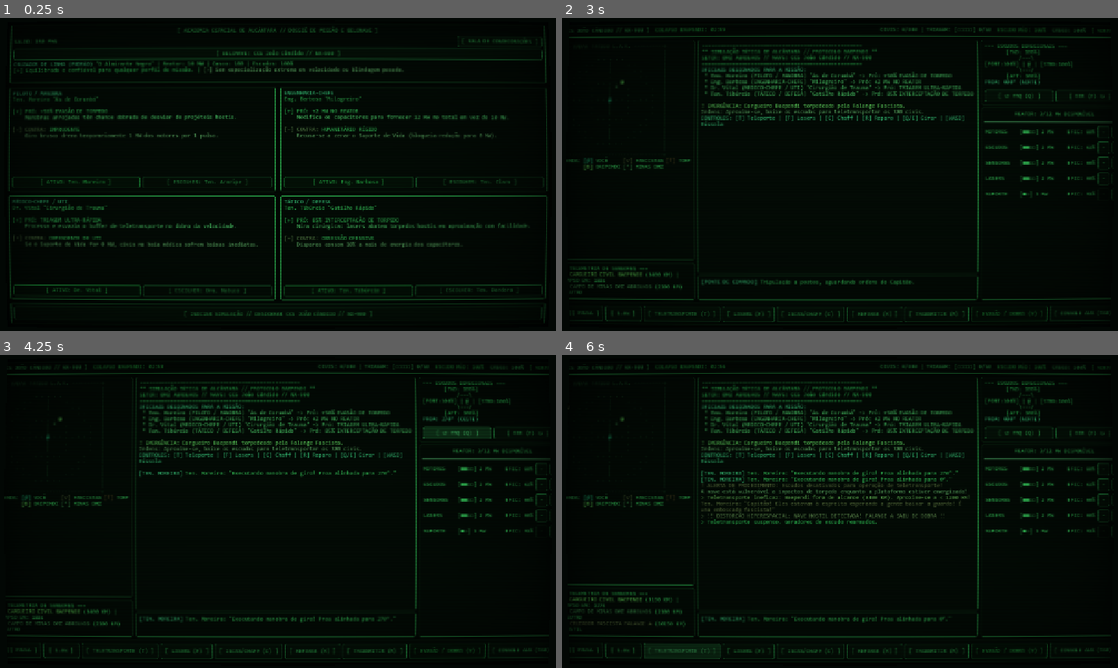
Above: before the commit, frames 1-4 (two rows, left to right).
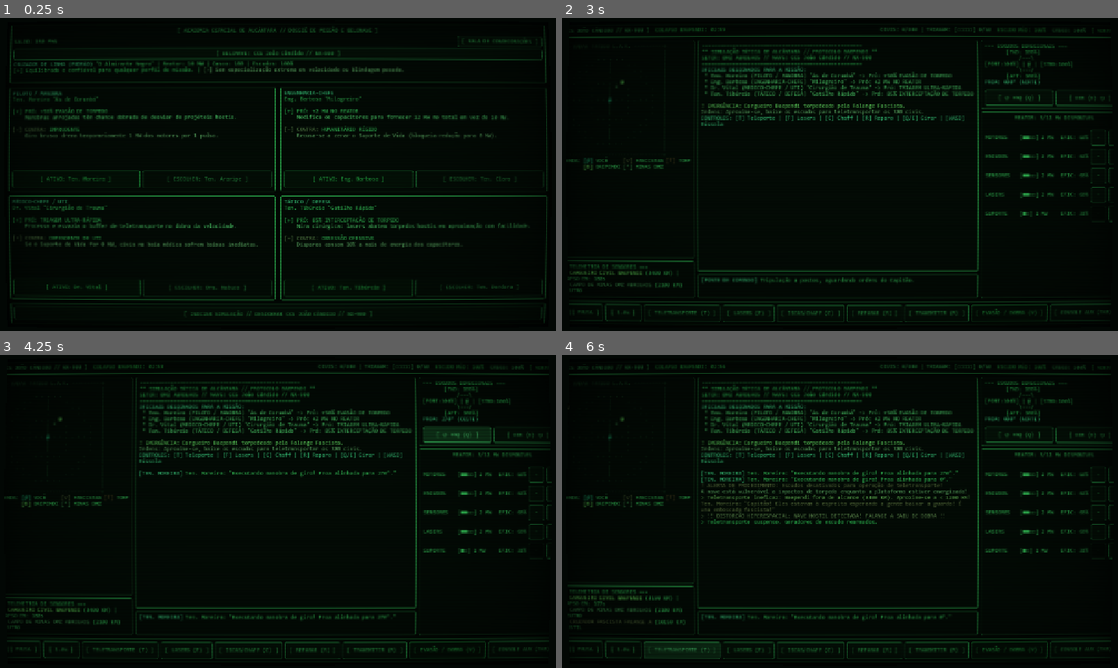
Above: after the commit, the same moments.

Repository: lucasfpastre/scifigame
Game: Godot game, scene res://scenes/crew_selection.tscn
Same seed, same stepped clock (60 frames per second), same inputs: the game is played once before the commit and once after it.
Inputs:
- Up to frame 1 (0.25 s): no input
- Up to frame 2 (3 s): click "[ BELONAVE: CCS João Cândido …" at 0.5 s; click "[ BELONAVE: Corveta Guaraní /…" at 1.25 s; click "[ BELONAVE: Couraçado Tamanda…" at 2 s; click "[ INICIAR SIMULAÇÃO // DESDOB…" at 2.75 s
- Up to frame 3 (4.25 s): click "[ ↺ ESQ (Q) ]" at 3.5 s
- Up to frame 4 (6 s): click "[ DIR (E) ↻ ]" at 4.25 s; click "[ TELETRANSPORTE (T) ]" at 5 s; click "[ TELETRANSPORTE (ATIVO!) ]" at 5.75 s

The runs differ from the first frame. In frame 1, 1.4% of the frame differs, in the area x 2-98%, y 48-89%; in frame 2, 4.5%; in frame 3, 4.6%; in frame 4, 4.7%, in the area x 1-100%, y 24-96%.

Commit message:
feat(mobile): adaptacao touch, haptics, sensor landscape e export presets

Diff:
--- a/project.godot
+++ b/project.godot
@@ -21,6 +21,12 @@
 window/size/viewport_height=720
 window/stretch/mode="canvas_items"
 window/stretch/aspect="expand"
+window/handheld/orientation="sensor_landscape"
+
+[input_devices]
+
+pointing/emulate_touch_from_mouse=true
+pointing/emulate_mouse_from_touch=true
 
 [physics]
 
--- a/scenes/crew_selection.tscn
+++ b/scenes/crew_selection.tscn
@@ -129,12 +129,14 @@
 
 [node name="BtnPilot0" type="Button" parent="Margin/Layout/GridCards/PanelPilot/VBox/HBoxBtns"]
 unique_name_in_owner = true
+custom_minimum_size = Vector2(0, 40)
 layout_mode = 2
 size_flags_horizontal = 3
 text = "[ ESCOLHER ]"
 
 [node name="BtnPilot1" type="Button" parent="Margin/Layout/GridCards/PanelPilot/VBox/HBoxBtns"]
 unique_name_in_owner = true
+custom_minimum_size = Vector2(0, 40)
 layout_mode = 2
 size_flags_horizontal = 3
 text = "[ ESCOLHER ]"
@@ -161,12 +163,14 @@
 
 [node name="BtnEng0" type="Button" parent="Margin/Layout/GridCards/PanelEng/VBox/HBoxBtns"]
 unique_name_in_owner = true
+custom_minimum_size = Vector2(0, 40)
 layout_mode = 2
 size_flags_horizontal = 3
 text = "[ ESCOLHER ]"
 
 [node name="BtnEng1" type="Button" parent="Margin/Layout/GridCards/PanelEng/VBox/HBoxBtns"]
 unique_name_in_owner = true
+custom_minimum_size = Vector2(0, 40)
 layout_mode = 2
 size_flags_horizontal = 3
 text = "[ ESCOLHER ]"
@@ -193,12 +197,14 @@
 
 [node name="BtnMed0" type="Button" parent="Margin/Layout/GridCards/PanelMed/VBox/HBoxBtns"]
 unique_name_in_owner = true
+custom_minimum_size = Vector2(0, 40)
 layout_mode = 2
 size_flags_horizontal = 3
 text = "[ ESCOLHER ]"
 
 [node name="BtnMed1" type="Button" parent="Margin/Layout/GridCards/PanelMed/VBox/HBoxBtns"]
 unique_name_in_owner = true
+custom_minimum_size = Vector2(0, 40)
 layout_mode = 2
 size_flags_horizontal = 3
 text = "[ ESCOLHER ]"
@@ -225,12 +231,14 @@
 
 [node name="BtnTac0" type="Button" parent="Margin/Layout/GridCards/PanelTac/VBox/HBoxBtns"]
 unique_name_in_owner = true
+custom_minimum_size = Vector2(0, 40)
 layout_mode = 2
 size_flags_horizontal = 3
 text = "[ ESCOLHER ]"
 
 [node name="BtnTac1" type="Button" parent="Margin/Layout/GridCards/PanelTac/VBox/HBoxBtns"]
 unique_name_in_owner = true
+custom_minimum_size = Vector2(0, 40)
 layout_mode = 2
 size_flags_horizontal = 3
 text = "[ ESCOLHER ]"
--- a/scenes/main_console.tscn
+++ b/scenes/main_console.tscn
@@ -175,12 +175,14 @@
 
 [node name="BtnRotateLeft" type="Button" parent="Margin/Layout/MainColumns/RightCol/ShieldsPanel/VBoxShields/HBoxRotate"]
 unique_name_in_owner = true
+custom_minimum_size = Vector2(0, 36)
 layout_mode = 2
 size_flags_horizontal = 3
 text = "[ ↺ ESQ (Q) ]"
 
 [node name="BtnRotateRight" type="Button" parent="Margin/Layout/MainColumns/RightCol/ShieldsPanel/VBoxShields/HBoxRotate"]
 unique_name_in_owner = true
+custom_minimum_size = Vector2(0, 36)
 layout_mode = 2
 size_flags_horizontal = 3
 text = "[ DIR (E) ↻ ]"
@@ -223,12 +225,12 @@
 text = "EFIC: 100%"
 
 [node name="BtnMinus" type="Button" parent="Margin/Layout/MainColumns/RightCol/PowerPanel/VBox/Row_MOTORES"]
-custom_minimum_size = Vector2(28, 28)
+custom_minimum_size = Vector2(36, 36)
 layout_mode = 2
 text = "-"
 
 [node name="BtnPlus" type="Button" parent="Margin/Layout/MainColumns/RightCol/PowerPanel/VBox/Row_MOTORES"]
-custom_minimum_size = Vector2(28, 28)
+custom_minimum_size = Vector2(36, 36)
 layout_mode = 2
 text = "+"
 
@@ -253,12 +255,12 @@
 text = "EFIC: 100%"
 
 [node name="BtnMinus" type="Button" parent="Margin/Layout/MainColumns/RightCol/PowerPanel/VBox/Row_ESCUDOS"]
-custom_minimum_size = Vector2(28, 28)
+custom_minimum_size = Vector2(36, 36)
 layout_mode = 2
 text = "-"
 
 [node name="BtnPlus" type="Button" parent="Margin/Layout/MainColumns/RightCol/PowerPanel/VBox/Row_ESCUDOS"]
-custom_minimum_size = Vector2(28, 28)
+custom_minimum_size = Vector2(36, 36)
 layout_mode = 2
 text = "+"
 
@@ -283,12 +285,12 @@
 text = "EFIC: 100%"
 
 [node name="BtnMinus" type="Button" parent="Margin/Layout/MainColumns/RightCol/PowerPanel/VBox/Row_SENSORES"]
-custom_minimum_size = Vector2(28, 28)
+custom_minimum_size = Vector2(36, 36)
 layout_mode = 2
 text = "-"
 
 [node name="BtnPlus" type="Button" parent="Margin/Layout/MainColumns/RightCol/PowerPanel/VBox/Row_SENSORES"]
-custom_minimum_size = Vector2(28, 28)
+custom_minimum_size = Vector2(36, 36)
 layout_mode = 2
 text = "+"
 
@@ -313,12 +315,12 @@
 text = "EFIC: 100%"
 
 [node name="BtnMinus" type="Button" parent="Margin/Layout/MainColumns/RightCol/PowerPanel/VBox/Row_LASERS"]
-custom_minimum_size = Vector2(28, 28)
+custom_minimum_size = Vector2(36, 36)
 layout_mode = 2
 text = "-"
 
 [node name="BtnPlus" type="Button" parent="Margin/Layout/MainColumns/RightCol/PowerPanel/VBox/Row_LASERS"]
-custom_minimum_size = Vector2(28, 28)
+custom_minimum_size = Vector2(36, 36)
 layout_mode = 2
 text = "+"
 
@@ -343,17 +345,17 @@
 text = "NORMAL"
 
 [node name="BtnMinus" type="Button" parent="Margin/Layout/MainColumns/RightCol/PowerPanel/VBox/Row_SUPORTE"]
-custom_minimum_size = Vector2(28, 28)
+custom_minimum_size = Vector2(36, 36)
 layout_mode = 2
 text = "-"
 
 [node name="BtnPlus" type="Button" parent="Margin/Layout/MainColumns/RightCol/PowerPanel/VBox/Row_SUPORTE"]
-custom_minimum_size = Vector2(28, 28)
+custom_minimum_size = Vector2(36, 36)
 layout_mode = 2
 text = "+"
 
 [node name="ActionBar" type="PanelContainer" parent="Margin/Layout"]
-custom_minimum_size = Vector2(0, 52)
+custom_minimum_size = Vector2(0, 56)
 layout_mode = 2
 
 [node name="HBox" type="HBoxContainer" parent="Margin/Layout/ActionBar"]
--- a/scripts/crew_selection.gd
+++ b/scripts/crew_selection.gd
@@ -78,6 +78,7 @@
 
 func _on_cycle_ship() -> void:
 	sfx.play_click()
+	Input.vibrate_handheld(25)
 	current_ship_idx = (current_ship_idx + 1) % available_ship_ids.size()
 	var new_id = available_ship_ids[current_ship_idx]
 	if GameState.unlocked_ships.has(new_id):
@@ -89,9 +90,11 @@
 	var target_id = available_ship_ids[current_ship_idx]
 	if GameState.unlock_ship(target_id):
 		sfx.play_alert()
+		Input.vibrate_handheld(100)
 		_update_ship_ui()
 	else:
 		sfx.play_error()
+		Input.vibrate_handheld(40)
 
 func _on_scores_pressed() -> void:
 	sfx.play_click()
@@ -132,6 +135,7 @@
 func _select_officer(role_str: String, index: int) -> void:
 	selected_indices[role_str] = index
 	sfx.play_click()
+	Input.vibrate_handheld(25)
 	_update_all_cards()
 
 func _update_all_cards() -> void:
@@ -161,6 +165,7 @@
 
 func _on_launch_pressed() -> void:
 	sfx.play_alert()
+	Input.vibrate_handheld(120)
 	var final_crew: Dictionary = {}
 	for role_str in selected_indices:
 		var list = roster[role_str]
--- a/scripts/main_console.gd
+++ b/scripts/main_console.gd
@@ -208,11 +208,13 @@
 	crt_static_amount = clamp(crt_static_amount + severity * 0.55, 0.0, 0.85)
 
 	if is_hull_hit:
+		Input.vibrate_handheld(int(clamp(320 * severity, 100, 500)))
 		if sfx: sfx.play_explosion()
 		if severity >= 0.6:
 			crt_roll_amount = 1.2
 			if sfx: sfx.play_hull_stress()
 	else:
+		Input.vibrate_handheld(int(clamp(90 * severity, 30, 150)))
 		if sfx: sfx.play_shield_hit()
 
 func _update_crt_fx(delta: float) -> void:
@@ -567,16 +569,19 @@
 func _on_action_rotate_left() -> void:
 	if is_game_over: return
 	sfx.play_click()
+	Input.vibrate_handheld(30)
 	ship.rotate_ship(-90)
 
 func _on_action_rotate_right() -> void:
 	if is_game_over: return
 	sfx.play_click()
+	Input.vibrate_handheld(30)
 	ship.rotate_ship(90)
 
 func _on_compass_direct(heading_deg: int) -> void:
 	if is_game_over: return
 	sfx.play_click()
+	Input.vibrate_handheld(35)
 	ship.set_ship_heading(heading_deg)
 
 func _on_action_warp() -> void:
@@ -588,6 +593,7 @@
 		return
 
 	sfx.play_warp_jump()
+	Input.vibrate_handheld(350)
 	trigger_damage_fx(0.6, false)
 	crt_static_amount = 0.5
 
@@ -599,6 +605,7 @@
 func _on_action_transport_toggle() -> void:
 	if is_game_over: return
 	ship.transporter_active = not ship.transporter_active
+	Input.vibrate_handheld(80)
 	if ship.transporter_active:
 		sfx.play_alert()
 		btn_transport.text = "[ TELETRANSPORTE (ATIVO!) ]"
@@ -610,7 +617,6 @@
 		_log("[color=#33ff66]> Teletransporte suspenso. Geradores de escudo rearmados.[/color]")
 	_update_header_status()
 	_update_shield_diagram()
-	_update_shield_diagram()
 
 func _on_action_fire_or_intercept() -> void:
 	if is_game_over: return
@@ -621,6 +627,7 @@
 		return
 
 	sfx.play_laser()
+	Input.vibrate_handheld(60)
 	crt_glitch_amount = clamp(crt_glitch_amount + 0.08, 0.0, 1.0)
 	crt_chroma_amount = clamp(crt_chroma_amount + 0.003, 0.0, 0.035)
 	# Se houver torpedos em vôo, tenta interceptar primeiro
@@ -672,6 +679,7 @@
 
 	ship.chaff_count -= 1
 	sfx.play_chaff()
+	Input.vibrate_handheld(120)
 	crt_static_amount = clamp(crt_static_amount + 0.4, 0.0, 1.0)
 	crt_glitch_amount = clamp(crt_glitch_amount + 0.15, 0.0, 1.0)
 	radar.deploy_chaff_countermeasure()
Not shown, added: export_presets.cfg
